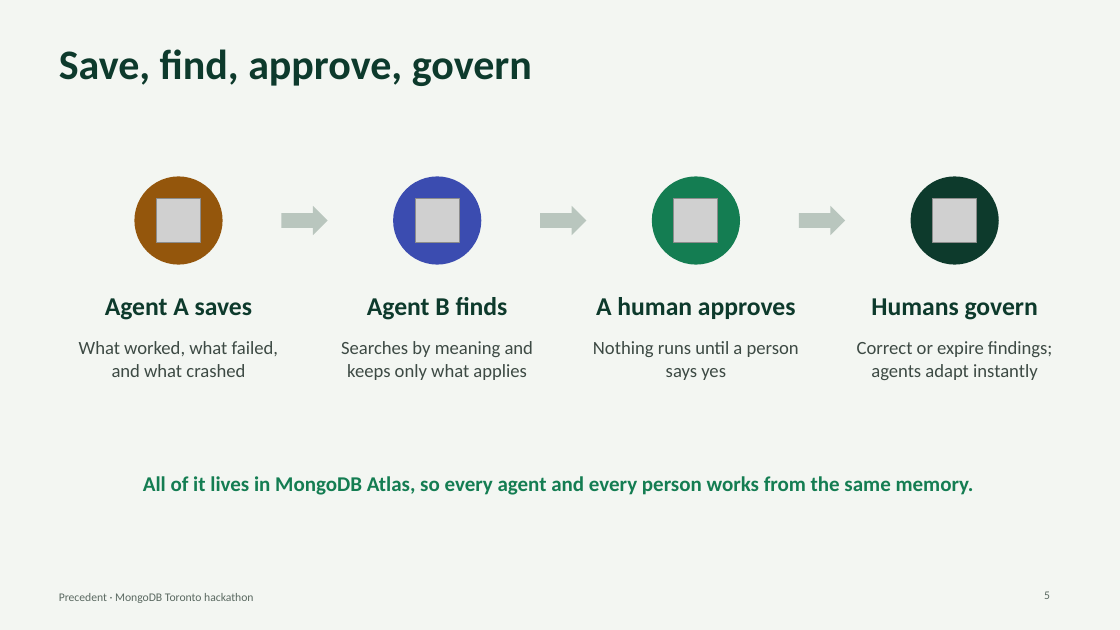
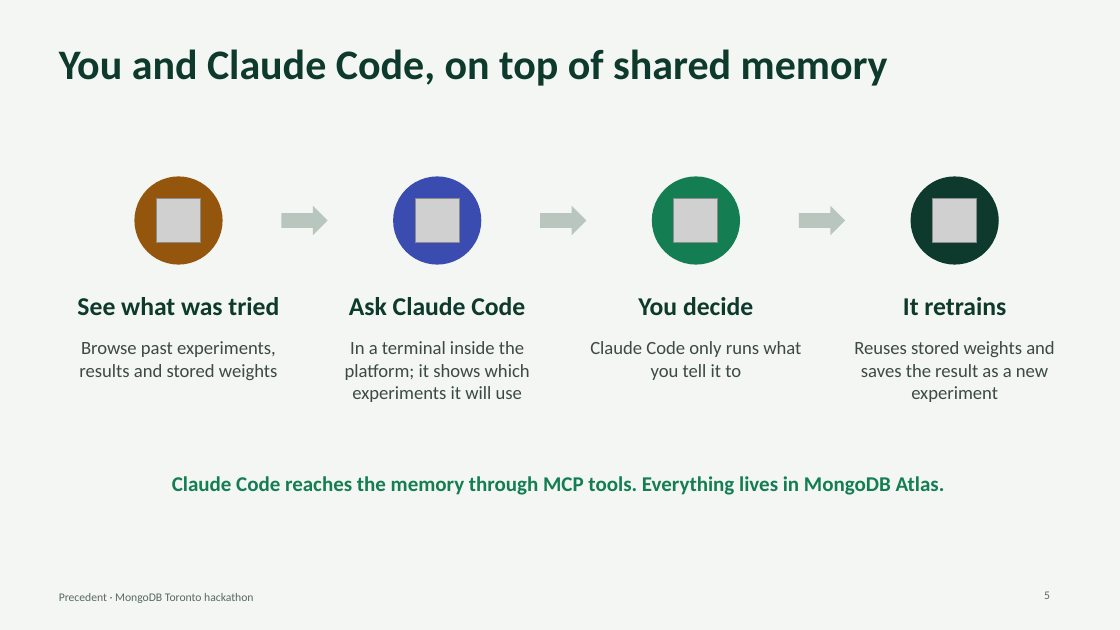
Before and after one commit to SalmaRoshdy-YG/Hackathon-project, a slide deck: slide 5 of docs/deck/precedent-deck.pptx. Drawn at 1120x630 pixels with LibreOffice and Linux fonts; fonts in the diff are those of the drawing; grey boxes stand for pictures. Boxes give left, top, right and bottom in pixels: in the first picture for what was removed or moved away, otherwise in the second. Text is boxed around its words. In the diff, an @@ line names an element or a change of style, - is before the commit and + after.

```diff
--- a/docs/deck/precedent-deck.pptx
+++ b/docs/deck/precedent-deck.pptx
@@ title at bbox=[59, 49, 888, 86]: text changed @@
-Save, find, approve, govern
+You and Claude Code, on top of shared memory
@@ text at bbox=[77, 297, 279, 315]: text changed @@
-Agent A saves
+See what was tried
@@ text at bbox=[349, 297, 525, 315]: text changed @@
-Agent B finds
+Ask Claude Code
@@ text at bbox=[638, 297, 753, 315]: text changed @@
-A human approves
+You decide
@@ text at bbox=[903, 297, 1006, 315]: text changed @@
-Humans govern
+It retrains
@@ text at bbox=[79, 341, 278, 380]: text changed @@
-What worked, what failed, and what crashed
+Browse past experiments, results and stored weights
@@ text at bbox=[345, 341, 530, 402]: text changed @@
-Searches by meaning and keeps only what applies
+In a terminal inside the platform; it shows which experiments it will use
@@ text at bbox=[590, 341, 801, 380]: text changed @@
-Nothing runs until a person says yes
+Claude Code only runs what you tell it to
@@ text at bbox=[854, 341, 1054, 402]: text changed @@
-Correct or expire findings; agents adapt instantly
+Reuses stored weights and saves the result as a new experiment
@@ text at bbox=[172, 476, 945, 495]: text changed @@
-All of it lives in MongoDB Atlas, so every agent and every person works from the same memory.
+Claude Code reaches the memory through MCP tools. Everything lives in MongoDB Atlas.
```
Also in this commit, not shown: 5 other slides changed, 1 slide added, 1 slide removed, 1 other file.
